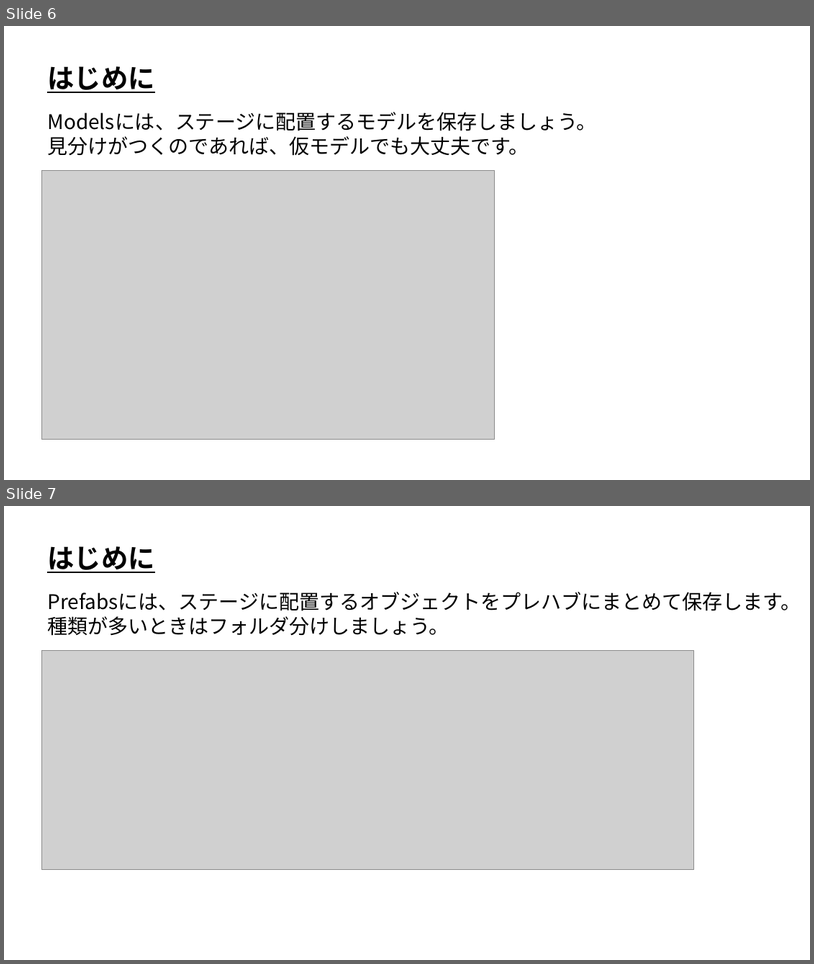
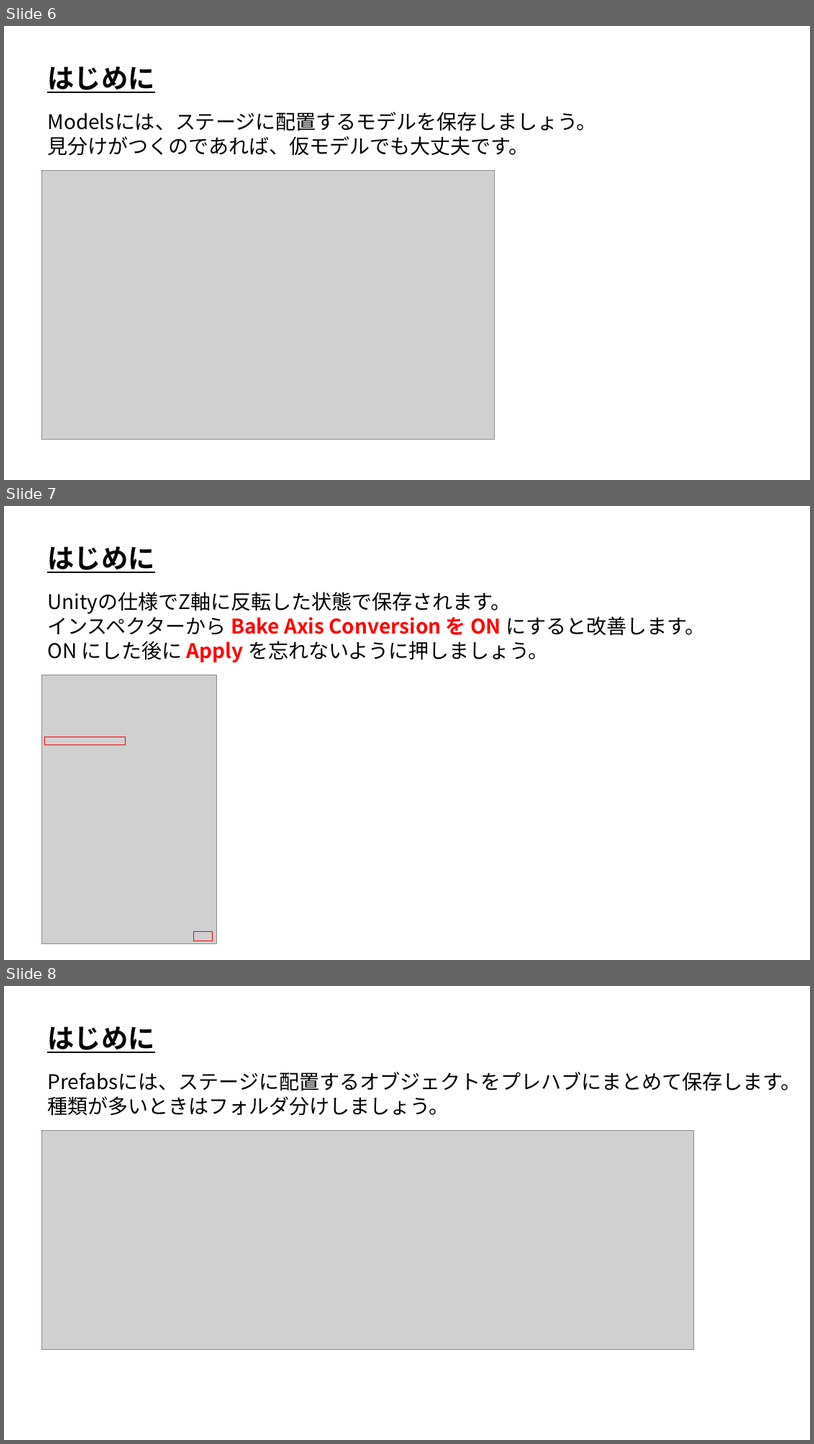
Before and after one commit to ArakiYusuke-Ohara/Textbook, a slide deck: ゲーム科2年/00_前期/ゲーム開発Ⅱ/02_Unityでステージエディタ.pptx. Shown one above the other, each under a label of ours: slides 6 and 7 before the commit, slides 6, 7 and 8 after it. The pictures are 814x964 and 814x1444 pixels, drawn with LibreOffice and Linux fonts; fonts in the diff are those of the drawing; grey boxes stand for pictures. Boxes give left, top, right and bottom in pixels: in the first picture for what was removed or moved away, otherwise in the second. Text is boxed around its words. In the diff, an @@ line names an element or a change of style, - is before the commit and + after.

```diff
--- a/ゲーム科2年/00_前期/ゲーム開発Ⅱ/02_Unityでステージエディタ.pptx
+++ b/ゲーム科2年/00_前期/ゲーム開発Ⅱ/02_Unityでステージエディタ.pptx
@@ slide 7 added at (x1=4, y1=506, x2=810, y2=960), background #FFFFFF @@
@@ text added at (x1=47, y1=546, x2=154, y2=573), 32 pt, text #000000, bold, underline @@
+はじめに
@@ text added at (x1=47, y1=592, x2=705, y2=663), 24 pt, text #000000 @@
+Unityの仕様でZ軸に反転した状態で保存されます。
+インスペクターから Bake Axis Conversion を ON にすると改善します。
+ON にした後に Apply を忘れないように押しましょう。
@@ picture added at (x1=41, y1=675, x2=217, y2=943) @@
@@ rectangle added at (x1=45, y1=737, x2=126, y2=745), outline #FF0000 1 pt @@
@@ rectangle added at (x1=194, y1=932, x2=213, y2=941), outline #FF0000 1 pt @@
@@ what was slide 7 is now slide 8 @@
```
Also in this commit, not shown: 27 other files.
